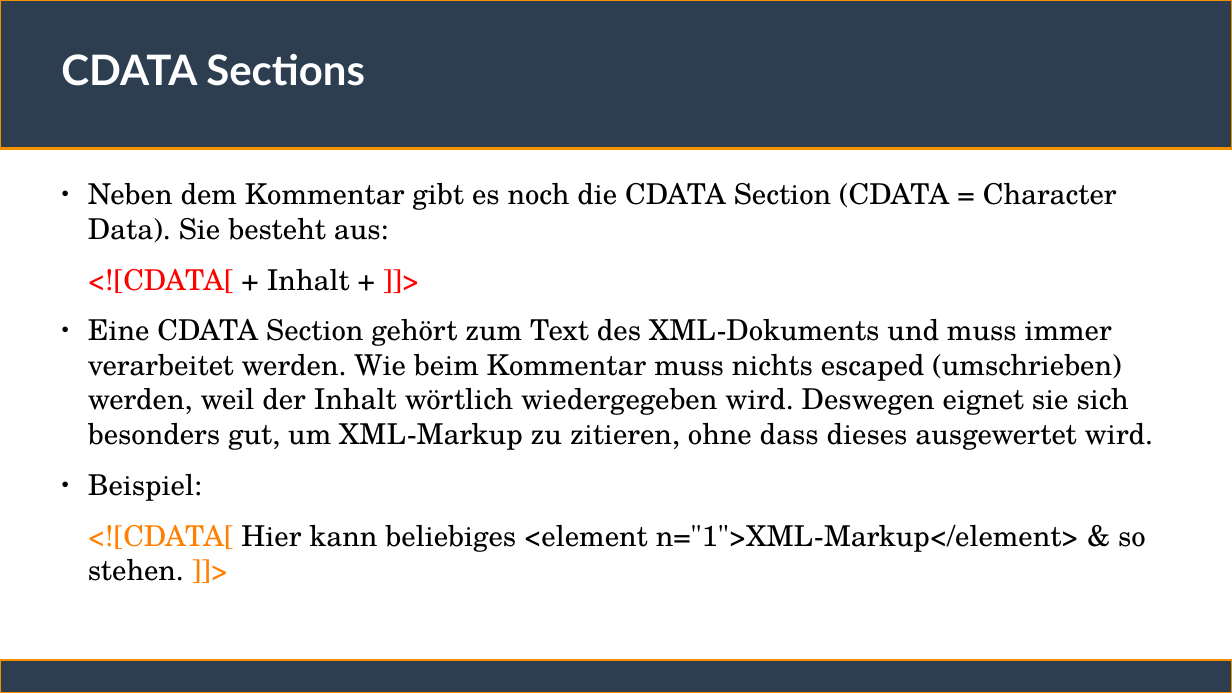
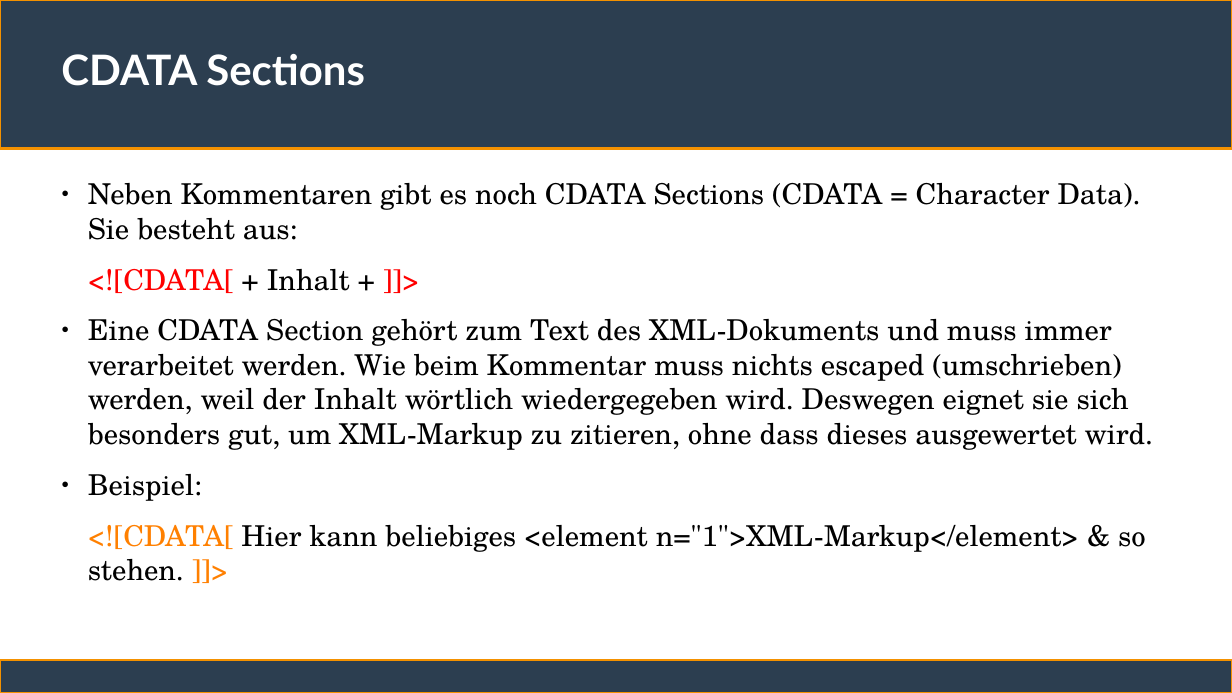
Before and after one commit to ChristianSonderUniSG/xml-kurs, a slide deck: slide 8 of sitzung_2/sitzung_2.odp. Drawn at 1232x693 pixels with LibreOffice and Linux fonts; fonts in the diff are those of the drawing. Boxes give left, top, right and bottom in pixels: in the first picture for what was removed or moved away, otherwise in the second. Text is boxed around its words. In the diff, an @@ line names an element or a change of style, - is before the commit and + after.

```diff
--- a/sitzung_2/sitzung_2.odp
+++ b/sitzung_2/sitzung_2.odp
@@ text at [88,183,1141,240]: text changed @@
-● Neben dem Kommentar gibt es noch die CDATA Section (CDATA = Character Data). Sie besteht aus:
+● Neben Kommentaren gibt es noch CDATA Sections (CDATA = Character Data). Sie besteht aus:
```
Also in this commit, not shown: 8 other slides changed, 10 slides added, 2 other files.
